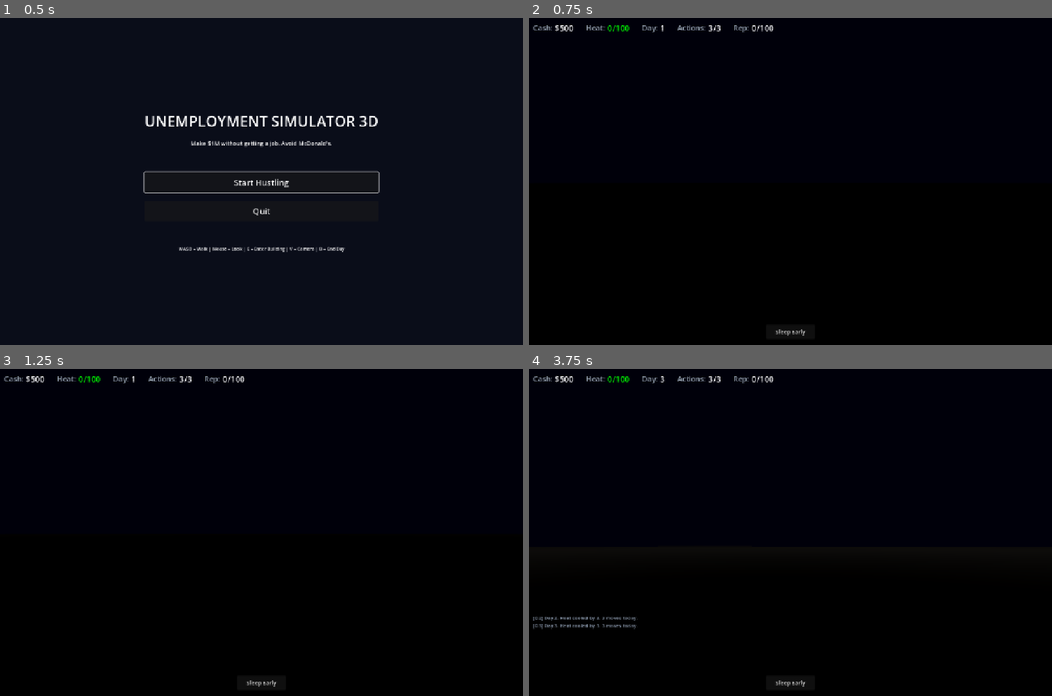
Above: before the commit, frames 1-4 (two rows, left to right).
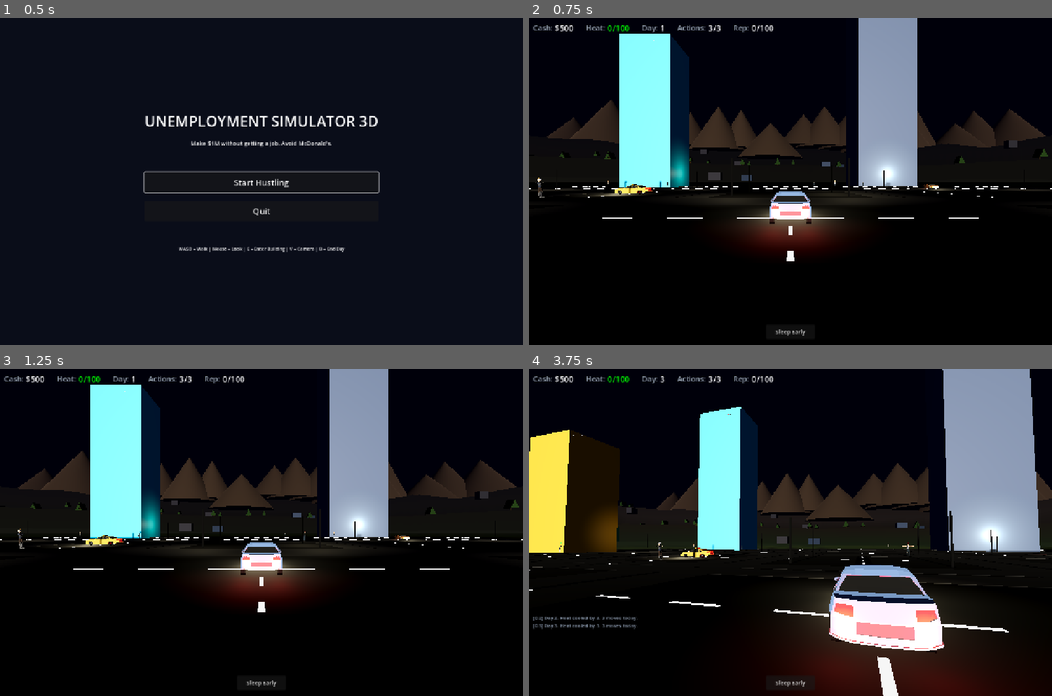
Above: after the commit, the same moments.

Repository: buttergolemcode/unemploymentsimulator
Game: Godot game, scene res://scenes/MainMenu.tscn
Two runs of this game, one before a commit and one after it. Both use one fixed random seed, a clock stepped at 60 frames per second and the inputs below.
Inputs (mouse positions are in pixels of both pictures, inside the frame that each line leads up to):
- Up to frame 1 (0.5 s): no input
- Up to frame 2 (0.75 s): click "Start Hustling" at 0.5 s
- Up to frame 3 (1.25 s): no input
- Up to frame 4 (3.75 s): click "Sleep Early" at 1.25 s; click "OK" at 2 s; tap Enter at 2.75 s; move the mouse to (816, 532) at 2.77 s; hold W from 2.78 s (still down); tap V at 2.85 s; click (816, 532) at 2.92 s; tap Space at 3.02 s; move the mouse to (764, 532) at 3.52 s; tap E at 3.6 s

Frame 1 is identical in both runs. In frame 2, 22% of the frame differs, in the area x 0-100%, y 0-75%; in frame 3, 22%; in frame 4, 40%, in the area x 0-100%, y 0-100%.
Error before the commit: Parse Error: Assigned value for constant "DISTRICTS" isn't a constant expression. (res://scripts/WorldBuilder.gd:32)

Commit message:
Fix: 'Assigned value for constant DISTRICTS isn't a constant expression'
Godot 4.7 doesn't allow PackedVector2Array() constructor calls inside a
const Dictionary — only literal values are accepted in const expressions.

Fix: Convert DISTRICTS from const to static var, populated at runtime via
_init_districts() function (lazy initialization, only runs once).

Changes:
- 'const DISTRICTS: Dictionary = {...}' → 'static var DISTRICTS: Dictionary = {}'
- New _init_districts() function builds the dict on first call (idempotent)
- _init_districts() called from build_world() and get_district_at() to
  ensure DISTRICTS is populated before any access

All other code (get_district_at, _build_filler_buildings, etc.) unchanged —
they access DISTRICTS the same way, just now it's a static var instead of const.

Diff:
--- a/godot/scripts/WorldBuilder.gd
+++ b/godot/scripts/WorldBuilder.gd
@@ -29,47 +29,51 @@
 #
 # Each district polygon defines its boundary as Vector2 points (x, z).
 
-const DISTRICTS: Dictionary = {
-	"downtown": {
-		"color": "#475569", "height_min": 24, "height_max": 80, "ground": "#1a1a1a",
-		"polygon": PackedVector2Array([
-			Vector2(-80, -80), Vector2(80, -80), Vector2(80, 80), Vector2(-80, 80)
-		])
-	},
-	"harbor": {
-		"color": "#1c1917", "height_min": 8, "height_max": 22, "ground": "#171717",
-		"polygon": PackedVector2Array([
-			Vector2(80, -100), Vector2(260, -100), Vector2(260, 180),
-			Vector2(180, 180), Vector2(180, -60), Vector2(80, -60), Vector2(80, 80), Vector2(120, 80)
-		])
-	},
-	"slums": {
-		"color": "#451a03", "height_min": 5, "height_max": 14, "ground": "#1a0f0a",
-		"polygon": PackedVector2Array([
-			Vector2(-180, 40), Vector2(-80, 40), Vector2(-80, 180), Vector2(-180, 180)
-		])
-	},
-	"industrial": {
-		"color": "#1f2937", "height_min": 9, "height_max": 24, "ground": "#161616",
-		"polygon": PackedVector2Array([
-			Vector2(-180, -120), Vector2(-80, -120), Vector2(-80, 40), Vector2(-180, 40)
-		])
-	},
-	"suburbs": {
-		"color": "#525252", "height_min": 4, "height_max": 9, "ground": "#1a2a1a",
-		"polygon": PackedVector2Array([
-			# West suburbs
-			Vector2(-180, -120), Vector2(-80, -120), Vector2(-80, 40), Vector2(-180, 40),
-			# East suburbs (between downtown and harbor)
-			Vector2(80, -80), Vector2(120, -80), Vector2(120, 80), Vector2(80, 80)
-		])
-	},
-	"rural": {
-		"color": "#6b5b4a", "height_min": 3, "height_max": 6, "ground": "#2a3a1a",
-		# Rural is everything outside the city (handled by distance check in get_district_at)
-		"polygon": PackedVector2Array([])
-	},
-}
+# District definitions (built at runtime via _init_districts() because
+# PackedVector2Array constructor can't be used in const expression)
+static var DISTRICTS: Dictionary = {}
+
+static func _init_districts() -> void:
+	if not DISTRICTS.is_empty():
+		return  # already initialized
+	DISTRICTS = {
+		"downtown": {
+			"color": "#475569", "height_min": 24, "height_max": 80, "ground": "#1a1a1a",
+			"polygon": PackedVector2Array([
+				Vector2(-80, -80), Vector2(80, -80), Vector2(80, 80), Vector2(-80, 80)
+			])
+		},
+		"harbor": {
+			"color": "#1c1917", "height_min": 8, "height_max": 22, "ground": "#171717",
+			"polygon": PackedVector2Array([
+				Vector2(80, -100), Vector2(260, -100), Vector2(260, 180),
+				Vector2(180, 180), Vector2(180, -60), Vector2(80, -60), Vector2(80, 80), Vector2(120, 80)
+			])
+		},
+		"slums": {
+			"color": "#451a03", "height_min": 5, "height_max": 14, "ground": "#1a0f0a",
+			"polygon": PackedVector2Array([
+				Vector2(-180, 40), Vector2(-80, 40), Vector2(-80, 180), Vector2(-180, 180)
+			])
+		},
+		"industrial": {
+			"color": "#1f2937", "height_min": 9, "height_max": 24, "ground": "#161616",
+			"polygon": PackedVector2Array([
+				Vector2(-180, -120), Vector2(-80, -120), Vector2(-80, 40), Vector2(-180, 40)
+			])
+		},
+		"suburbs": {
+			"color": "#525252", "height_min": 4, "height_max": 9, "ground": "#1a2a1a",
+			"polygon": PackedVector2Array([
+				Vector2(-180, -120), Vector2(-80, -120), Vector2(-80, 40), Vector2(-180, 40),
+				Vector2(80, -80), Vector2(120, -80), Vector2(120, 80), Vector2(80, 80)
+			])
+		},
+		"rural": {
+			"color": "#6b5b4a", "height_min": 3, "height_max": 6, "ground": "#2a3a1a",
+			"polygon": PackedVector2Array([])
+		},
+	}
 
 const CITY_RADIUS = 80.0  # legacy — used by terrain_height
 const WORLD_RADIUS = 250.0
@@ -115,6 +119,7 @@
 # ============================================================
 
 static func get_district_at(x: float, z: float) -> String:
+	_init_districts()  # ensure DISTRICTS is populated
 	var point = Vector2(x, z)
 	# Check each district polygon (order matters — check specific districts first)
 	for district_name in ["downtown", "harbor", "slums", "industrial"]:
@@ -191,6 +196,7 @@
 	return value / max_val
 # ============================================================
 static func build_world(parent: Node3D) -> void:
+	_init_districts()  # ensure DISTRICTS is populated before any building
 	_build_terrain(parent)
 	_build_water(parent)
 	_build_roads(parent)
Not shown, added: scripts/fix_districts_const.py
